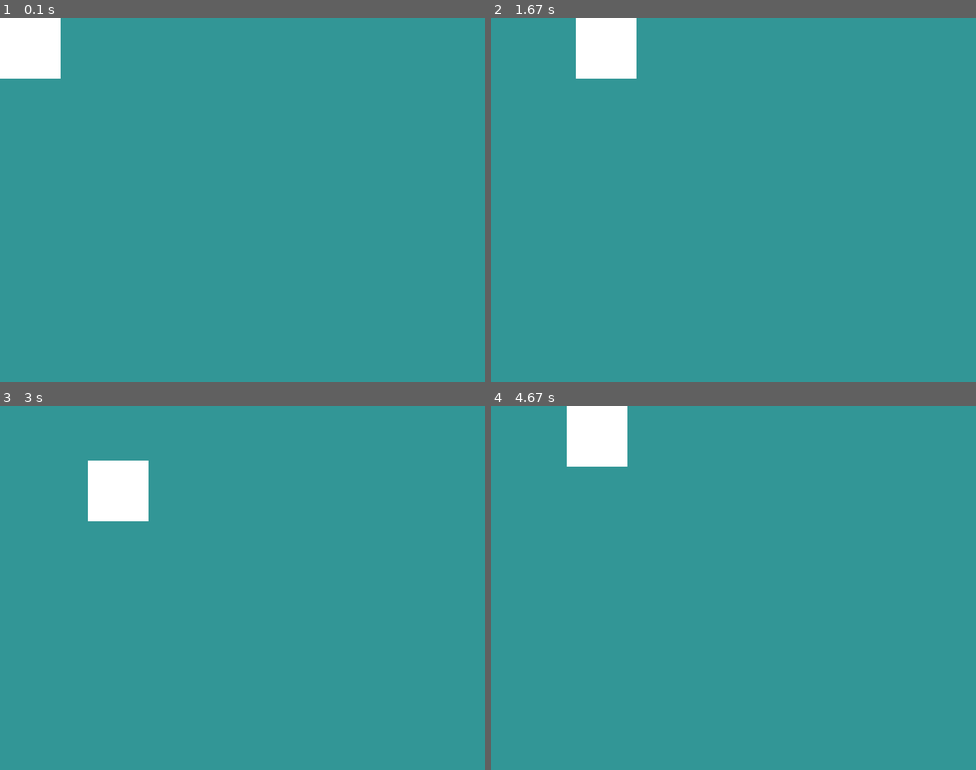
Above: before the commit, frames 1-4 (two rows, left to right).
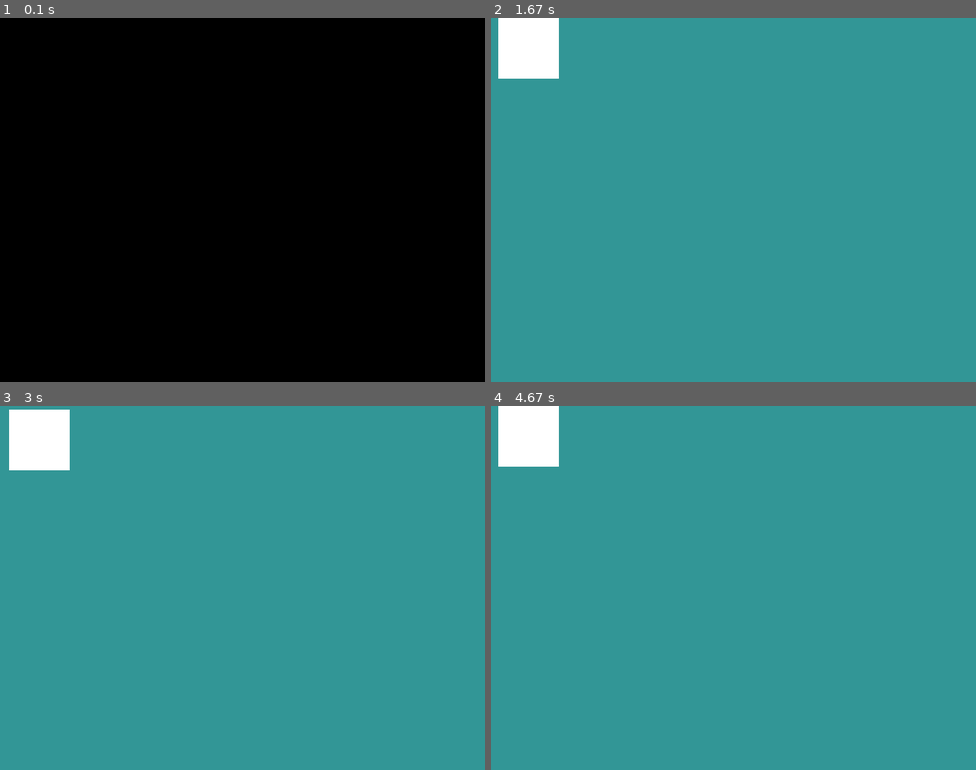
Above: after the commit, the same moments.

Repository: vhugo/learn-pygame
Game: pygame game, started from 1_2-user_input.py
Same seed, same stepped clock (60 frames per second), same inputs: the game is played once before the commit and once after it.
Inputs:
- Up to frame 1 (0.1 s): no input
- Up to frame 2 (1.67 s): hold Right 0.33-0.8 s; hold Up 0.83-1.18 s; hold Right from 1.22 s (still down)
- Up to frame 3 (3 s): release Right at 1.75 s; hold Down 2.37-2.92 s; hold Left from 2.95 s (still down)
- Up to frame 4 (4.67 s): release Left at 3.45 s; hold Up 3.48-4.32 s; hold Right from 4.35 s (still down)

The runs differ from the first frame. In frame 1, 100% of the frame differs, in the area x 0-100%, y 0-100%; in frame 2, 4.2%; in frame 3, 4.2%; in frame 4, 4.2%.

Commit message:
Frame rate and optimizations for game lag simulation

Diff:
--- a/1_2-user_input.py
+++ b/1_2-user_input.py
@@ -1,13 +1,20 @@
 import pygame
 import sys
+import random
 
 from pygame.locals import QUIT
 
 pygame.init()
 
+screenbg = (50, 150, 150)
 screen = pygame.display.set_mode((800, 600))
+screen.fill(screenbg)
+
 rectangle = pygame.Rect(0, 0, 100, 100)
-speed = 5
+lastRect = (0, 0, 0, 0)
+
+clock = pygame.time.Clock()
+totalTime = pygame.time.get_ticks()
 
 while True:
     for event in pygame.event.get():
@@ -15,6 +22,11 @@
             sys.exit()
 
     # Process player input
+    # timeChange = pygame.time.get_ticks() - totalTime
+    # speedCorrection = timeChange / 16
+    # speed = speedCorrection
+    speed = 3
+
     up = pygame.key.get_pressed()[pygame.K_UP]
     down = pygame.key.get_pressed()[pygame.K_DOWN]
     left = pygame.key.get_pressed()[pygame.K_LEFT]
@@ -33,8 +45,18 @@
     if right and rectangle.x < max_width:
         rectangle.x += speed * 1
 
+    # Simulate game lag
+    randDelay = random.randrange(0, 500)
+    pygame.time.delay(randDelay)
+
     # Rendering
-    screen.fill((50, 150, 150))
+    pygame.draw.rect(screen, screenbg, lastRect)
     pygame.draw.rect(screen, (255, 255, 255), rectangle)
     pygame.display.flip()
-    pygame.time.delay(32)
+    lastRect = pygame.Rect(
+        rectangle.x,
+        rectangle.y,
+        rectangle.width,
+        rectangle.height)
+
+    clock.tick(60)
